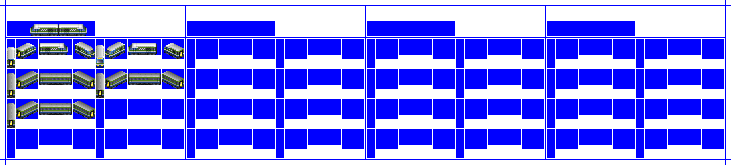
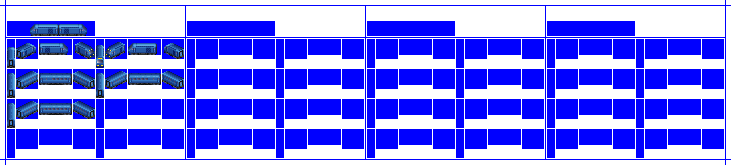
Layers edited between the first and the second 731px x 165px image:
hid "Liv0" over <box>7,24,184,125</box>
showed "CC1" over <box>7,24,184,125</box>